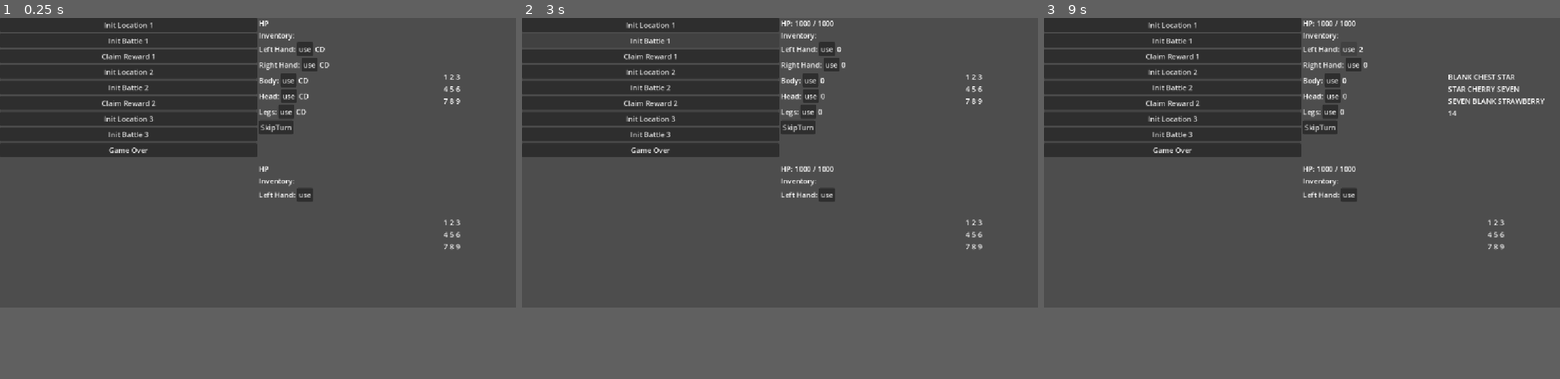
Above: before the commit, frames 1-3 (left to right).
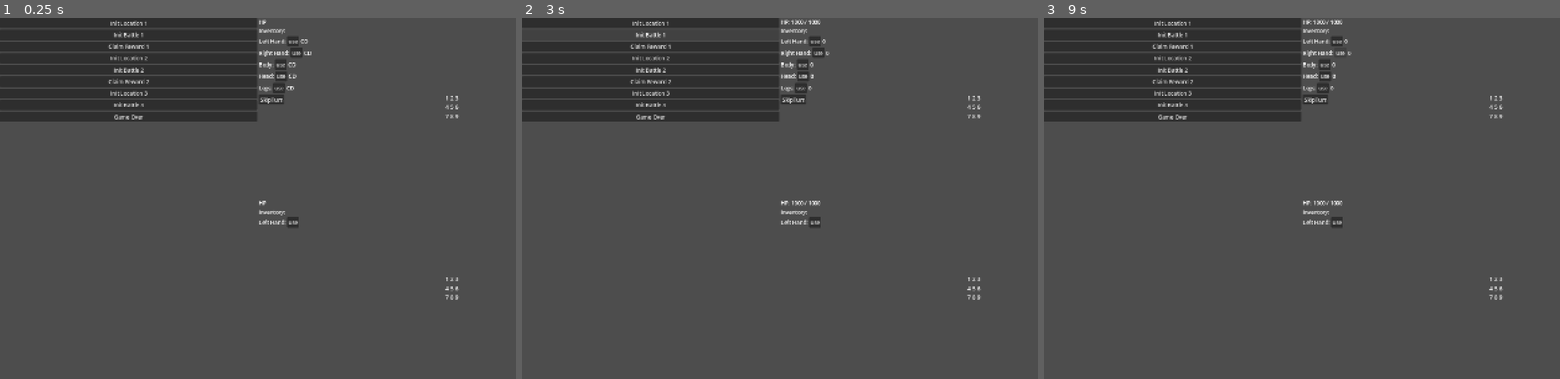
Above: after the commit, the same moments.

Repository: mikhail-shafigullin/2026-06-Very-Serious-Juniper-Dev-Game-Jam
Game: Godot game, scene res://levels/DebugPanel.tscn
Same seed, same stepped clock (60 frames per second), same inputs: the game is played once before the commit and once after it.
Inputs:
- Up to frame 1 (0.25 s): no input
- Up to frame 2 (3 s): click "SkipTurn" at 0.5 s; click "SkipTurn" at 1.25 s; click "Init Location 1" at 2 s; click "Init Battle 1" at 2.75 s
- Up to frame 3 (9 s): click "Claim Reward 1" at 3.5 s; click "Init Location 2" at 4.25 s; click "Init Battle 2" at 5 s; click "Claim Reward 2" at 5.75 s; click "Init Location 3" at 6.5 s; click "Init Battle 3" at 7.25 s; click "Game Over" at 8 s; click "use" at 8.75 s
In our replay, the window is 800x450 before the commit and 800x561 after it. These sizes can differ from the game's own. Grey fills any space a smaller window leaves; there, only what the larger window draws over its background counts as a difference.

The runs differ from the first frame. In frame 1, 8.8% of the frame differs, in the area x 0-90%, y 0-79%; in frame 2, 8.6%; in frame 3, 9.3%, in the area x 0-97%, y 0-79%.
Error in both runs: Invalid call. Nonexistent function 'finishPlayerTurn' in base 'Nil'. (res://levels/DebugPanel.gd:143)

Commit message:
add handle scene

Diff:
--- a/levels/BattleScene.tscn
+++ b/levels/BattleScene.tscn
@@ -1,8 +1,54 @@
 [gd_scene format=3 uid="uid://q3v0fp6dad1c"]
 
 [ext_resource type="Script" uid="uid://cr3d0x8i53tj8" path="res://src/GameCycle.gd" id="1_wxgqe"]
+[ext_resource type="Texture2D" uid="uid://1hf1xurjk35t" path="res://assets/props/monstr_1.png" id="2_i4p2b"]
+[ext_resource type="Texture2D" uid="uid://ct6d0c3kflwwl" path="res://assets/props/zheleznayaRamka.png" id="2_q0uje"]
+[ext_resource type="Texture2D" uid="uid://cillhg23spfrq" path="res://assets/props/mainSlou_samiuNiz.png" id="3_7kt44"]
+[ext_resource type="Texture2D" uid="uid://drgn7j34j2b0k" path="res://assets/props/portrait_gg.png" id="3_lhckf"]
+[ext_resource type="Texture2D" uid="uid://cnd8u7cusredf" path="res://assets/props/hp_bar.png" id="3_wk2re"]
+[ext_resource type="Texture2D" uid="uid://d1yy7jookug0i" path="res://assets/props/fon_1.png" id="4_7f4i3"]
+[ext_resource type="Texture2D" uid="uid://bjff8li8fw0o2" path="res://assets/props/slot_machin.png" id="6_1m43i"]
+[ext_resource type="PackedScene" uid="uid://dmle35p4b676f" path="res://scenes/Handle.tscn" id="9_400xu"]
+[ext_resource type="Texture2D" uid="uid://dc10yok8jqymv" path="res://assets/props/slotiGG_podShmotki.png" id="12_ds3bl"]
 
 [node name="BattleScene" type="Node2D" unique_id=1814848257]
 
+[node name="BG" type="Node2D" parent="." unique_id=966844523]
+
+[node name="MainSlouSamiuNiz" type="Sprite2D" parent="BG" unique_id=1665101727]
+position = Vector2(770, 540)
+texture = ExtResource("3_7kt44")
+
+[node name="PortraitGg" type="Sprite2D" parent="." unique_id=759538160]
+position = Vector2(552, 948)
+texture = ExtResource("3_lhckf")
+
+[node name="HpBar" type="Sprite2D" parent="." unique_id=955310568]
+position = Vector2(1083, 854)
+texture = ExtResource("3_wk2re")
+
+[node name="Fon1" type="Sprite2D" parent="." unique_id=2095042278]
+position = Vector2(961, 406)
+texture = ExtResource("4_7f4i3")
+
+[node name="ZheleznayaRamka" type="Sprite2D" parent="." unique_id=539880497]
+position = Vector2(770, 540)
+texture = ExtResource("2_q0uje")
+
+[node name="SlotMachin" type="Sprite2D" parent="." unique_id=1744148156]
+position = Vector2(764, 540)
+texture = ExtResource("6_1m43i")
+
+[node name="Monstr1" type="Sprite2D" parent="." unique_id=440115601]
+position = Vector2(969, 496)
+texture = ExtResource("2_i4p2b")
+
 [node name="GameCycle" type="Node" parent="." unique_id=332865073]
 script = ExtResource("1_wxgqe")
+
+[node name="Handle" parent="." unique_id=1520223739 instance=ExtResource("9_400xu")]
+position = Vector2(334, 14)
+
+[node name="SlotiGgPodShmotki" type="Sprite2D" parent="." unique_id=1149308023]
+position = Vector2(209, 539)
+texture = ExtResource("12_ds3bl")
--- a/project.godot
+++ b/project.godot
@@ -24,6 +24,8 @@
 
 [display]
 
+window/size/viewport_width=1540
+window/size/viewport_height=1080
 window/stretch/mode="canvas_items"
 window/stretch/aspect="expand"
 
--- /dev/null
+++ b/scenes/Handle.gd
@@ -0,0 +1 @@
+extends Node2D
--- /dev/null
+++ b/scenes/Handle.tscn
@@ -0,0 +1,36 @@
+[gd_scene format=3 uid="uid://dmle35p4b676f"]
+
+[ext_resource type="Texture2D" uid="uid://d3yo8wx4i117m" path="res://assets/props/ruchka_1.png" id="1_njwdw"]
+[ext_resource type="Texture2D" uid="uid://drnglii1qf8lc" path="res://assets/props/ruchka_2.png" id="2_atkpx"]
+[ext_resource type="Texture2D" uid="uid://lrnuf6pjnra5" path="res://assets/props/ruchka_3.png" id="3_uvdoo"]
+
+[sub_resource type="RectangleShape2D" id="RectangleShape2D_ds3bl"]
+size = Vector2(36, 232)
+
+[node name="Handle" type="Node2D" unique_id=1520223739]
+
+[node name="Ruchka1" type="Sprite2D" parent="." unique_id=1247173243]
+position = Vector2(25, 123)
+texture = ExtResource("1_njwdw")
+
+[node name="Ruchka2" type="Sprite2D" parent="." unique_id=77232260]
+visible = false
+position = Vector2(25, 143)
+texture = ExtResource("2_atkpx")
+
+[node name="Ruchka3" type="Sprite2D" parent="." unique_id=1452823530]
+visible = false
+position = Vector2(25, 172)
+texture = ExtResource("3_uvdoo")
+
+[node name="Ruchka4" type="Sprite2D" parent="." unique_id=1477053738]
+visible = false
+position = Vector2(25, 258)
+texture = ExtResource("3_uvdoo")
+flip_v = true
+
+[node name="Area2D" type="Area2D" parent="." unique_id=1906090821]
+
+[node name="CollisionShape2D" type="CollisionShape2D" parent="Area2D" unique_id=2085563102]
+position = Vector2(25, 125)
+shape = SubResource("RectangleShape2D_ds3bl")
Not shown, added: scenes/Handle.gd.uid
